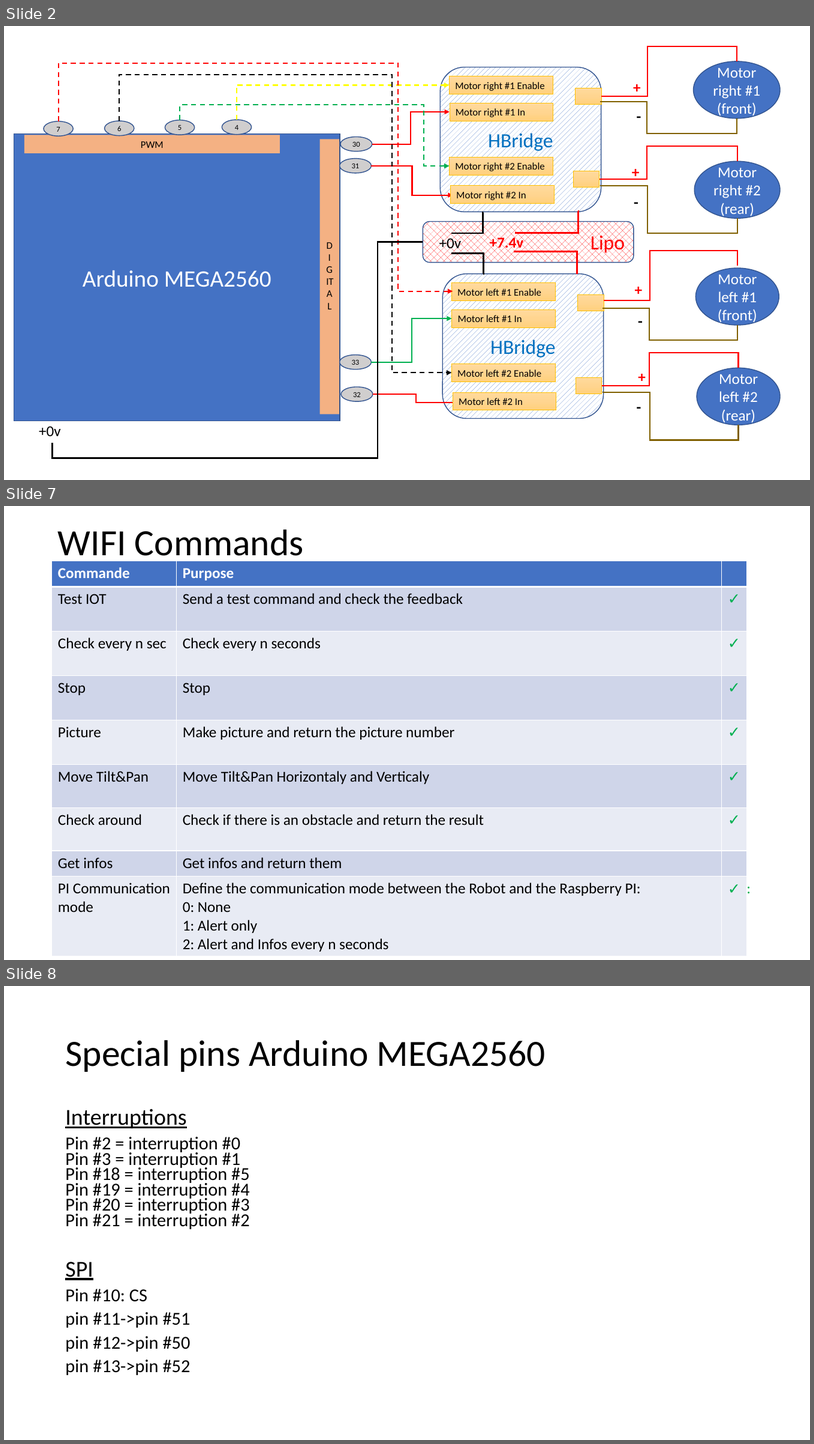
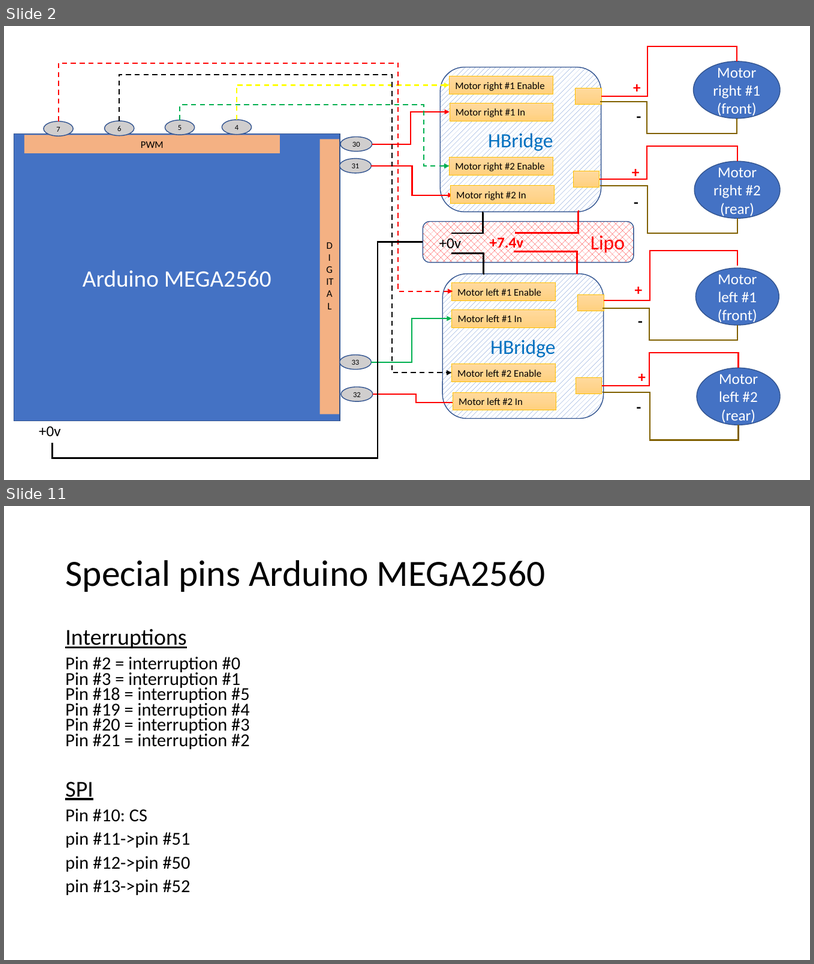
Before and after one commit to RobotEdh/RobotMicroControl, a slide deck: libraries/Diagramm Drone.pptx. Shown one above the other, each under a label of ours: slides 2, 7 and 8 before the commit, slides 2 and 11 after it; the slides between them are not shown. The pictures are 814x1444 and 814x964 pixels, drawn with LibreOffice and Linux fonts; fonts in the diff are those of the drawing. Boxes give left, top, right and bottom in pixels: in the first picture for what was removed or moved away, otherwise in the second. Text is boxed around its words. In the diff, an @@ line names an element or a change of style, - is before the commit and + after.

```diff
--- a/libraries/Diagramm Drone.pptx
+++ b/libraries/Diagramm Drone.pptx
@@ slide 7 removed at (4, 506, 810, 960), background #FFFFFF @@
@@ title removed at (58, 529, 304, 564) @@
-WIFI Commands
@@ table removed at (52, 561, 747, 954), 9 rows, 3 columns @@
-Commande | Purpose | 
-Test IOT | Send a test command and check the feedback | 
-Check every n sec | Check every n seconds | 
-Stop | Stop | 
-Picture | Make picture and return the picture number | 
-Move Tilt&Pan | Move Tilt&Pan Horizontaly and Verticaly | 
-Check around | Check if there is an obstacle and return the result | 
-Get infos | Get infos and return them | 
-PI Communication mode | Define the communication mode between the Robot and the Raspberry PI: / 0: None / 1: Alert only / 2: Alert and Infos every n seconds | :
@@ what was slide 8 is now slide 11 @@
```
Also in this commit, not shown: 6 slides changed, 1 slide added, 2 other slides removed.
